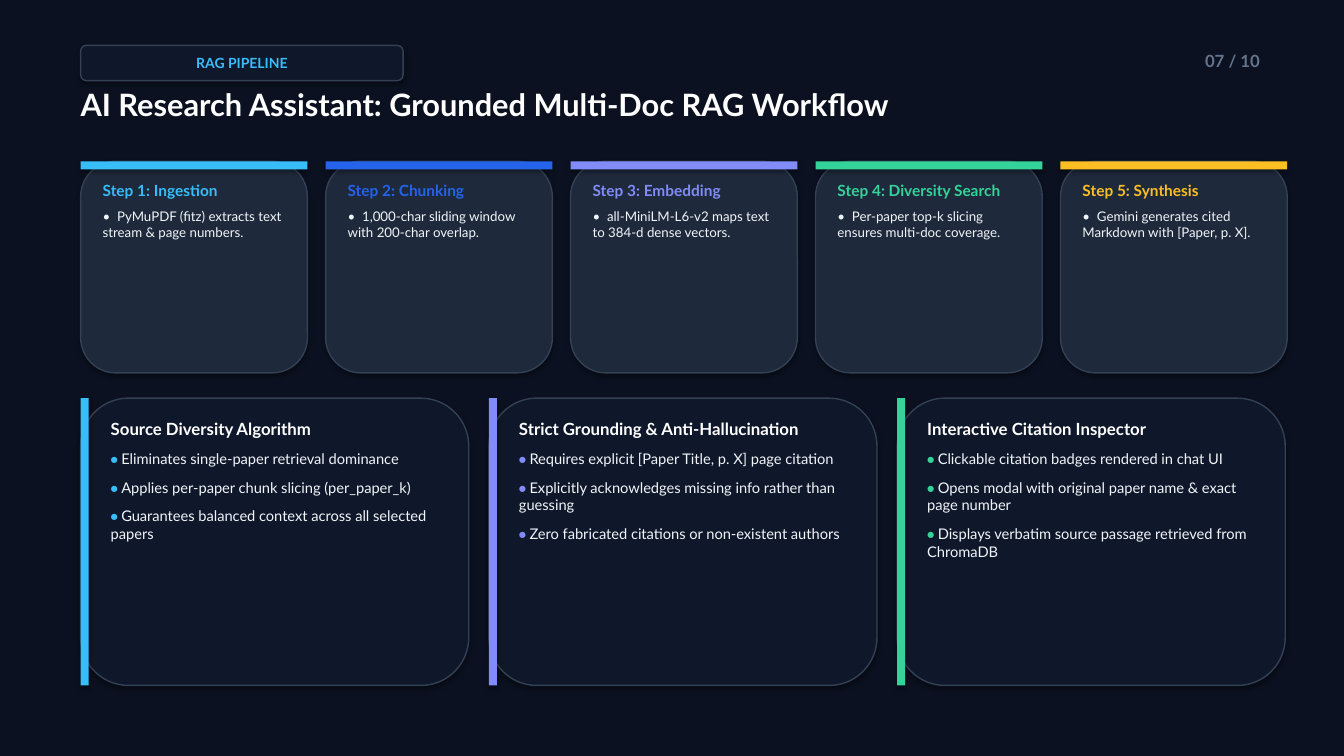
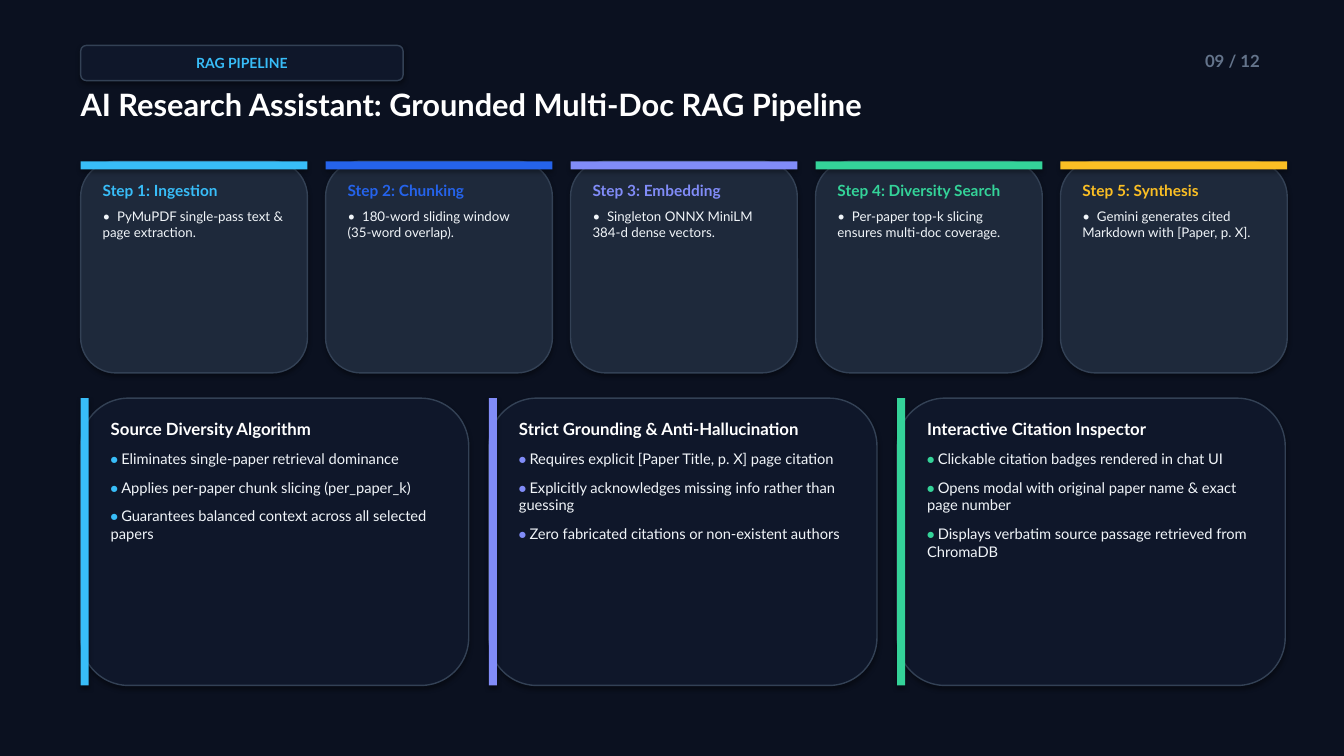
Before and after one commit to adithhn12/ResearchMate-AI, a slide deck: slide 9 of ResearchMate_AI_Presentation.pptx (slide 7 before the commit). Drawn at 1344x756 pixels with LibreOffice and Linux fonts; fonts in the diff are those of the drawing. Boxes give left, top, right and bottom in pixels: in the first picture for what was removed or moved away, otherwise in the second. Text is boxed around its words. In the diff, an @@ line names an element or a change of style, - is before the commit and + after.

Commit message:
Update presentation with actual problem statements, project scope, and workflow slides

```diff
--- a/ResearchMate_AI_Presentation.pptx
+++ b/ResearchMate_AI_Presentation.pptx
@@ text at <box>1205,55,1259,67</box>: text changed @@
-07 / 10
+09 / 12
@@ text at <box>81,93,862,121</box>: text changed @@
-AI Research Assistant: Grounded Multi-Doc RAG Workflow
+AI Research Assistant: Grounded Multi-Doc RAG Pipeline
@@ text at <box>103,211,270,240</box>: text changed @@
-• PyMuPDF (fitz) extracts text stream & page numbers.
+• PyMuPDF single-pass text & page extraction.
@@ text at <box>348,211,509,240</box>: text changed @@
-• 1,000-char sliding window with 200-char overlap.
+• 180-word sliding window (35-word overlap).
@@ text at <box>593,211,753,237</box>: text changed @@
-• all-MiniLM-L6-v2 maps text to 384-d dense vectors.
+• Singleton ONNX MiniLM 384-d dense vectors.
```
Also in this commit, not shown: 8 other slides changed, 2 slides added, 1 other file.
